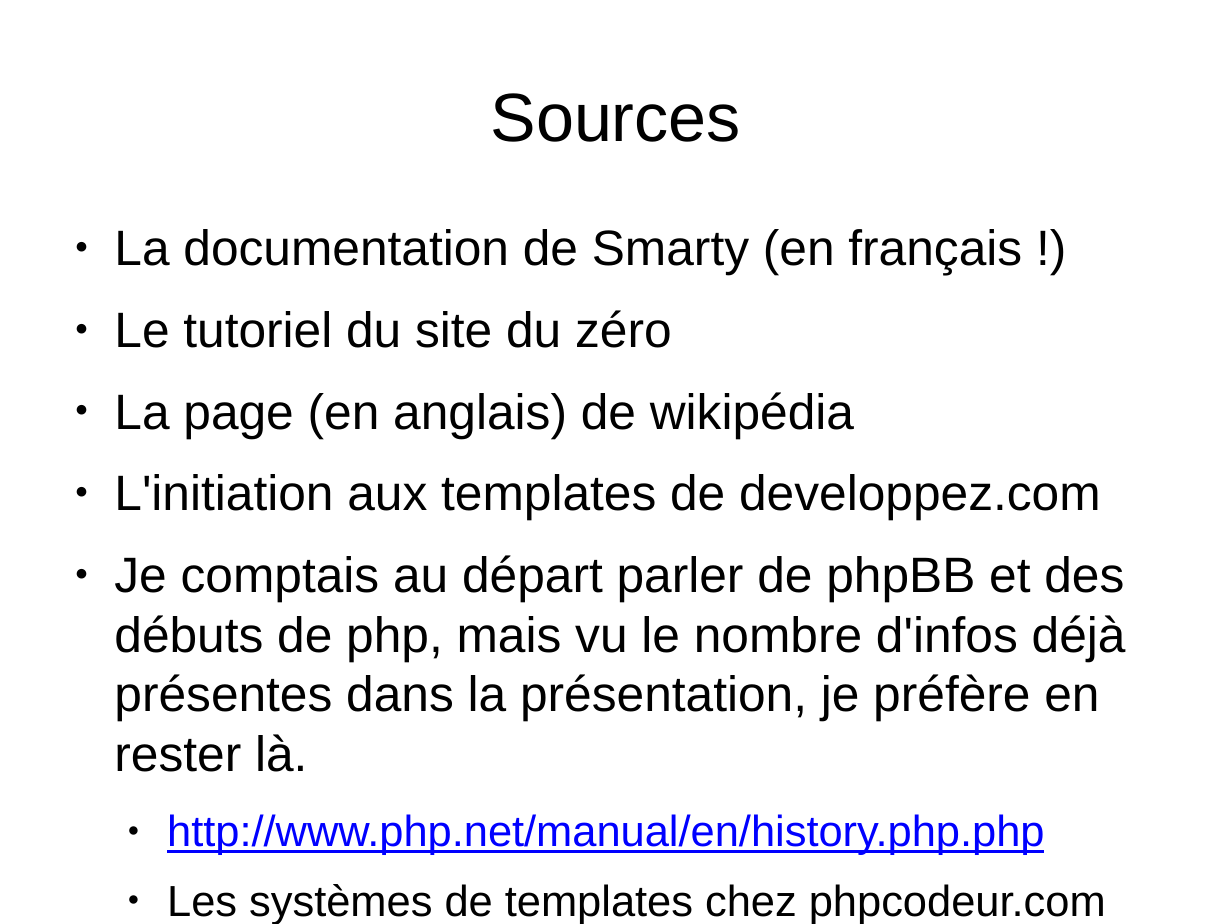
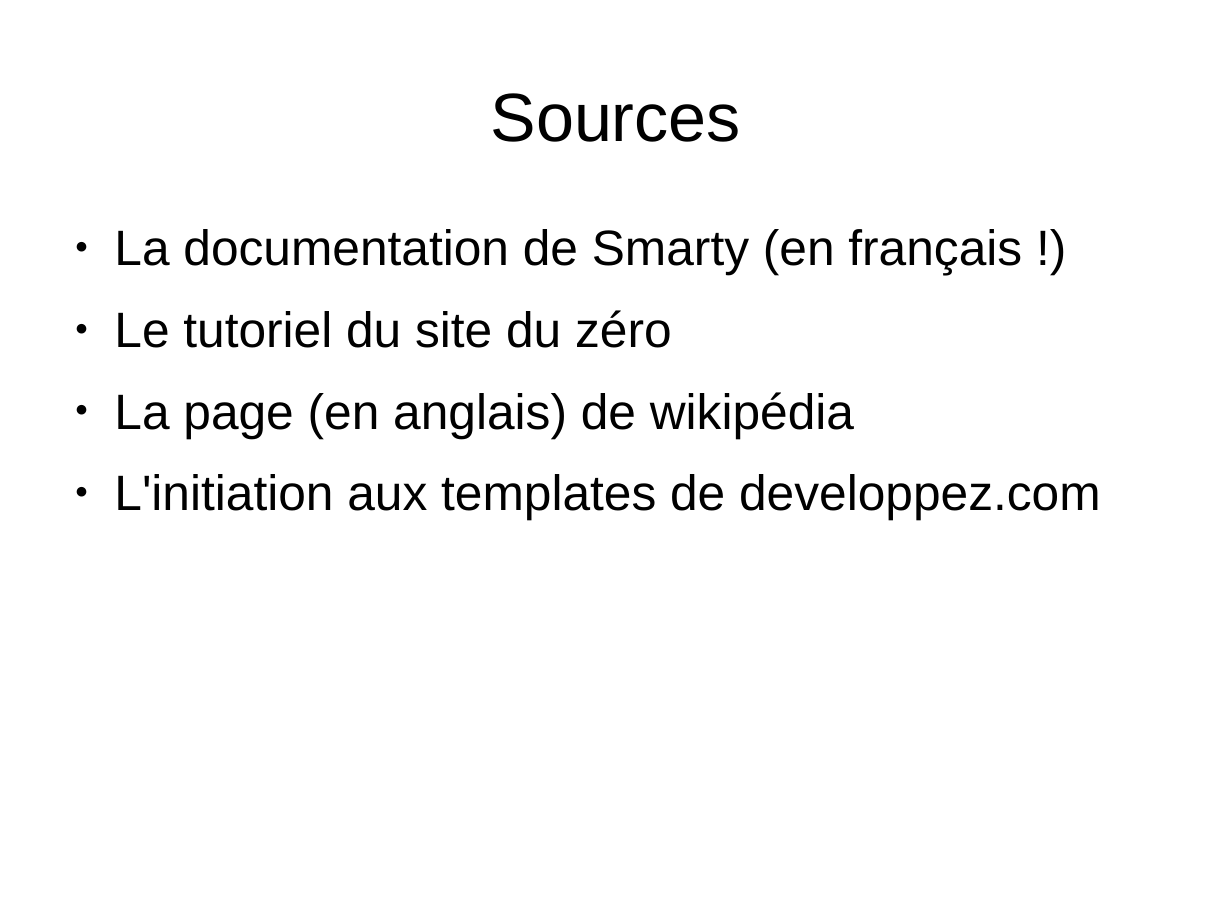
Before and after one commit to sion77/Bob-Project, a slide deck: slide 23 of docs/smarty.odp (slide 22 before the commit). Drawn at 1232x924 pixels with LibreOffice and Linux fonts; fonts in the diff are those of the drawing. Boxes give left, top, right and bottom in pixels: in the first picture for what was removed or moved away, otherwise in the second. Text is boxed around its words. In the diff, an @@ line names an element or a change of style, - is before the commit and + after.

```diff
--- a/docs/smarty.odp
+++ b/docs/smarty.odp
@@ text at <box>114,555,1126,924</box>: paragraphs removed @@
-● Je comptais au départ parler de phpBB et des débuts de php, mais vu le nombre d'infos déjà présentes dans la présentation, je préfère en rester là.
-  ● http://www.php.net/manual/en/history.php.php
-  ● Les systèmes de templates chez phpcodeur.com
```
Also in this commit, not shown: 2 other slides changed, 1 slide added.
